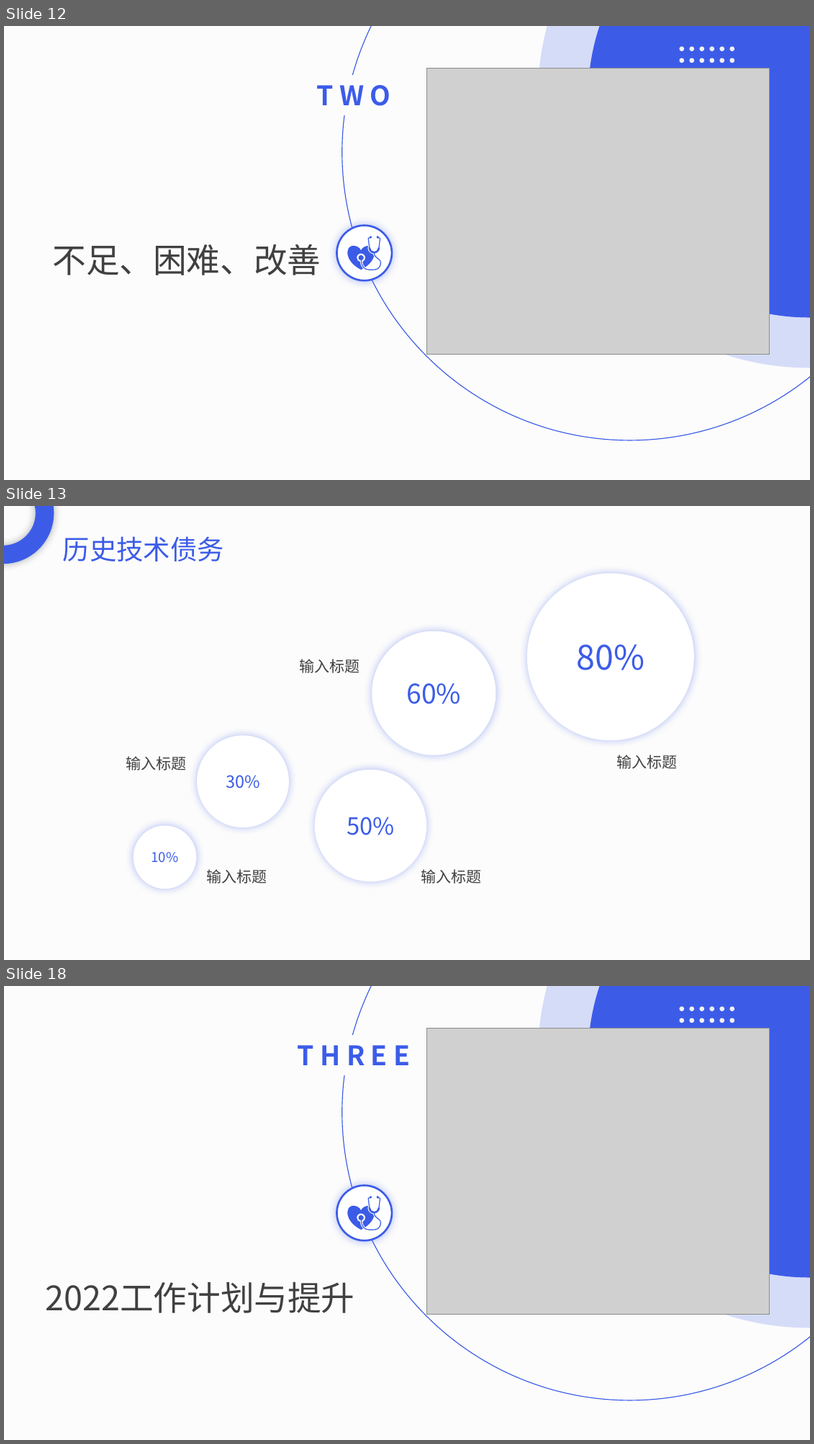
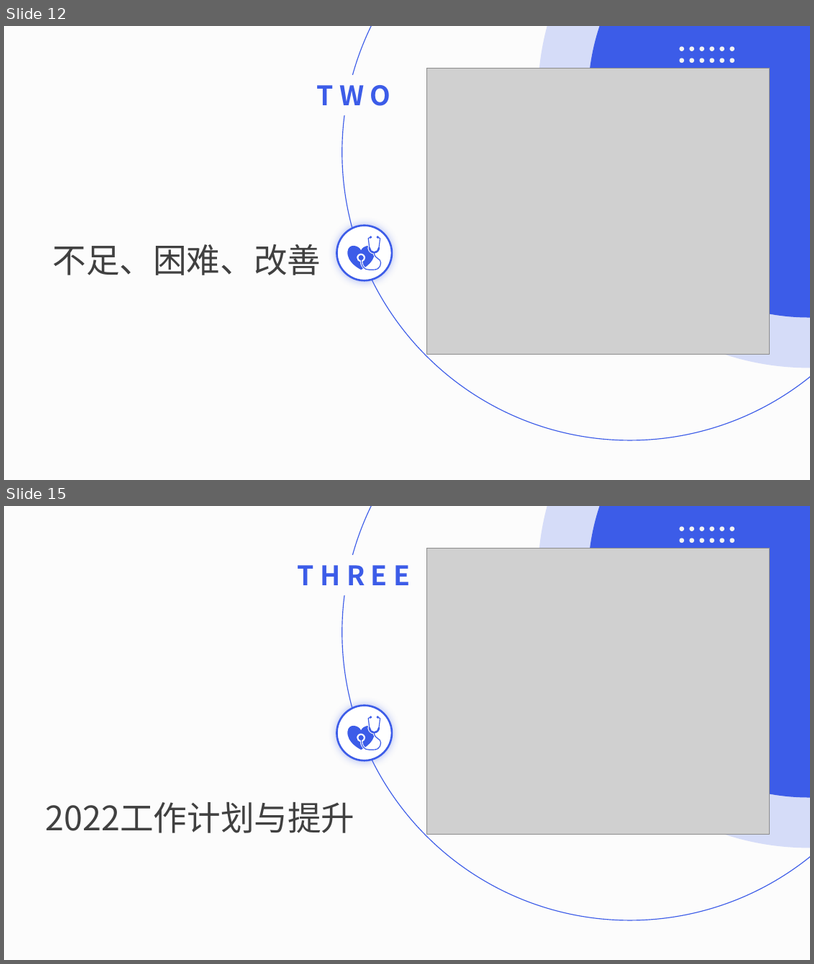
Before and after one commit to DreamPWJ/spring-boot-bug, a slide deck: 潘维吉2021工作总结.pptx. Shown one above the other, each under a label of ours: slides 12, 13 and 18 before the commit, slides 12 and 15 after it; the slides between them are not shown. The pictures are 814x1444 and 814x964 pixels, drawn with LibreOffice and Linux fonts; fonts in the diff are those of the drawing; grey boxes stand for pictures. Boxes give left, top, right and bottom in pixels: in the first picture for what was removed or moved away, otherwise in the second. Text is boxed around its words. In the diff, an @@ line names an element or a change of style, - is before the commit and + after.

Commit message:
chore: 技术梦想

```diff
--- a/潘维吉2021工作总结.pptx
+++ b/潘维吉2021工作总结.pptx
@@ slide 13 removed at [4, 506, 810, 960], background #F2F2F2 at 20% opacity @@
@@ freeform shape removed at [4, 506, 54, 564] @@
@@ text removed at [63, 536, 224, 561] @@
-历史技术债务
@@ ellipse removed at [527, 573, 694, 740] @@
-80%
@@ ellipse removed at [373, 631, 496, 755] @@
-60%
@@ text removed at [300, 659, 360, 673] @@
-输入标题
@@ ellipse removed at [197, 735, 289, 827] @@
-30%
@@ text removed at [126, 756, 186, 770] @@
-输入标题
@@ text removed at [617, 754, 677, 769] @@
-输入标题
@@ ellipse removed at [315, 769, 427, 881] @@
-50%
@@ ellipse removed at [134, 826, 196, 888] @@
-10%
@@ text removed at [206, 869, 267, 883] @@
-输入标题
@@ text removed at [422, 869, 482, 883] @@
-输入标题
@@ what was slide 18 is now slide 15 @@
```
Also in this commit, not shown: 1 slide changed, 4 slides added, 9 other slides removed.
